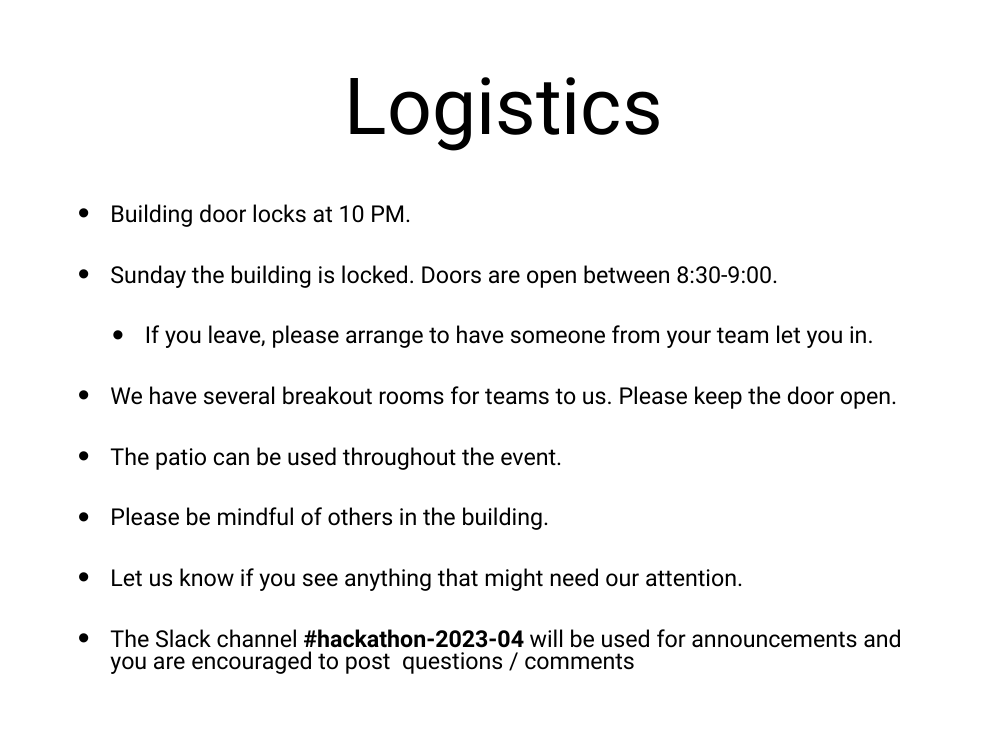
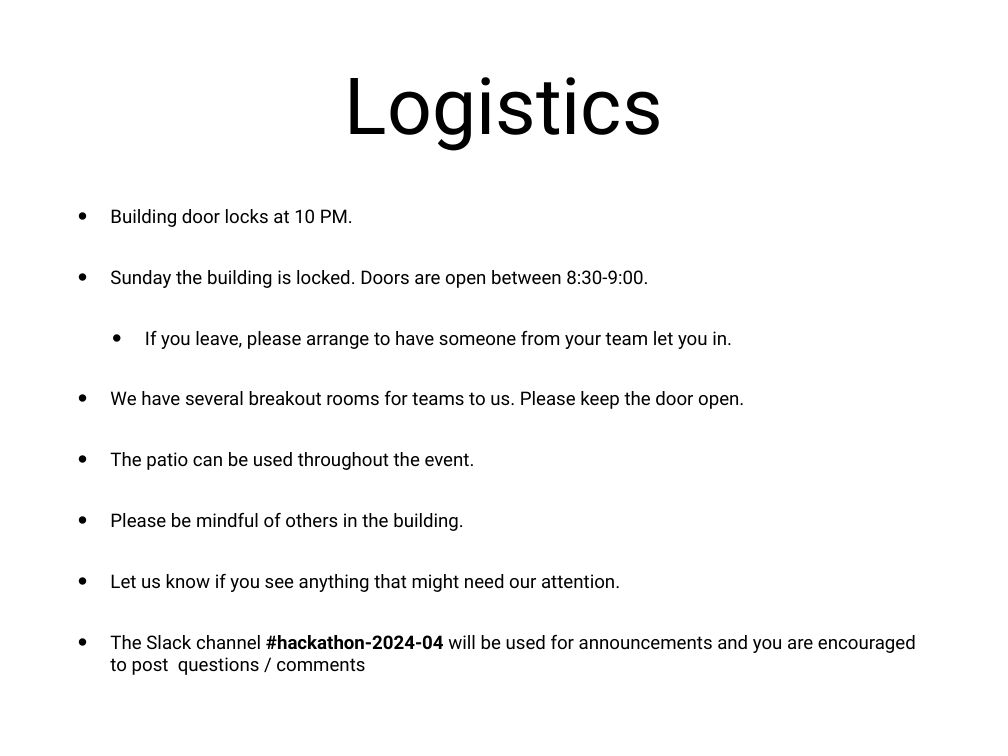
Before and after one commit to socalrug/hackathon-2024-04, a slide deck: slide 9 of admin/intro_slides/hackathon_intro_slides.pptx. Drawn at 1008x756 pixels with LibreOffice and Linux fonts; fonts in the diff are those of the drawing. Boxes give left, top, right and bottom in pixels: in the first picture for what was removed or moved away, otherwise in the second. Text is boxed around its words. In the diff, an @@ line names an element or a change of style, - is before the commit and + after.

```diff
--- a/admin/intro_slides/hackathon_intro_slides.pptx
+++ b/admin/intro_slides/hackathon_intro_slides.pptx
@@ text at (110, 209, 744, 592): size 23.6 to 19 pt in "Building door locks at 10 PM.", "Sunday the building is locked. Doors are ...", "If you leave, please arrange to have ...", "We have several breakout rooms for teams ..." and 3 more places; line spacing 0.8 to 1 @@
@@ text at (110, 635, 916, 675): text changed; size 23.6 to 19 pt @@
-• The Slack channel #hackathon-2023-04 will be used for announcements and you are encouraged to post questions / comments
+• The Slack channel #hackathon-2024-04 will be used for announcements and you are encouraged to post questions / comments
```
Also in this commit, not shown: 8 other slides changed, 4 other files.
